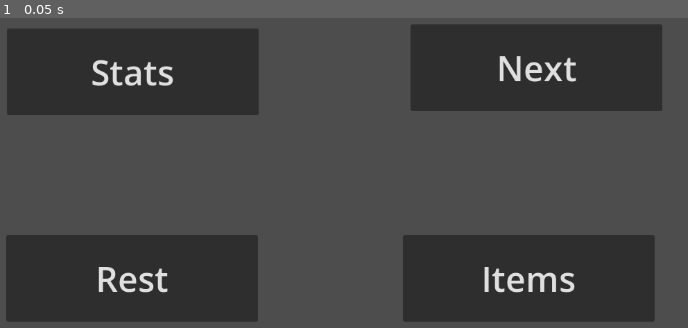
Above: before the commit, frame 1.
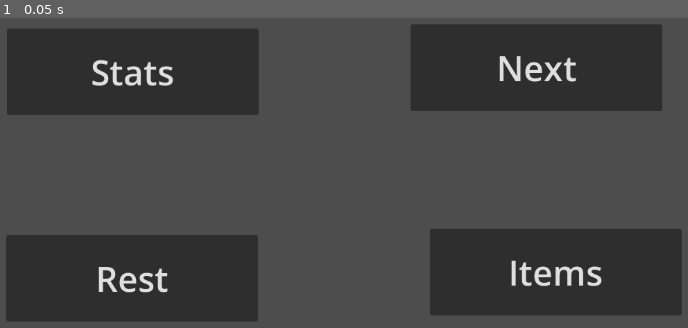
Above: after the commit, the same moment.

Repository: Lukafan9000/HackUMBC_2026-TextBasedAdventureGame
Game: Godot game, scene res://Game.tscn
Two runs of this game, one before a commit and one after it. Both use one fixed random seed, a clock stepped at 60 frames per second and the inputs below.
Inputs:
- Up to frame 1 (0.05 s): no input

The runs differ from the first frame. In frame 1, 4.1% of the frame differs, in the area x 58-100%, y 68-98%.

Commit message:
Add files via upload
W/ Implementation of Stats and Rest

Diff:
--- a/temple-project/Game.tscn
+++ b/temple-project/Game.tscn
@@ -1,4 +1,7 @@
 [gd_scene format=3 uid="uid://5ksc5hmst7rd"]
+
+[ext_resource type="Script" uid="uid://biera5gegncvm" path="res://rest_button.gd" id="1_wbfu4"]
+[ext_resource type="Script" uid="uid://bwtdskcs8wafm" path="res://button.gd" id="2_xkndl"]
 
 [node name="Node2D" type="Node2D" unique_id=980082283]
 
@@ -9,6 +12,7 @@
 offset_bottom = 558.0
 theme_override_font_sizes/font_size = 50
 text = "Rest"
+script = ExtResource("1_wbfu4")
 
 [node name="nextButton" type="Button" parent="." unique_id=1447161043]
 offset_left = 677.0
@@ -19,17 +23,21 @@
 text = "Next"
 
 [node name="itemsButton" type="Button" parent="." unique_id=1137282446]
-offset_left = 666.0
-offset_top = 433.0
-offset_right = 1029.0
-offset_bottom = 558.0
+offset_left = 705.0
+offset_top = 424.0
+offset_right = 1068.0
+offset_bottom = 549.0
 theme_override_font_sizes/font_size = 50
 text = "Items"
 
-[node name="Button" type="Button" parent="." unique_id=1156453796]
+[node name="statsButton" type="Button" parent="." unique_id=1156453796]
 offset_left = 95.0
 offset_top = 135.0
 offset_right = 458.0
 offset_bottom = 260.0
 theme_override_font_sizes/font_size = 50
 text = "Stats"
+script = ExtResource("2_xkndl")
+
+[connection signal="pressed" from="restButton" to="restButton" method="_on_pressed"]
+[connection signal="pressed" from="statsButton" to="statsButton" method="_on_pressed"]
--- /dev/null
+++ b/temple-project/button.gd
@@ -0,0 +1,17 @@
+extends Button
+
+
+# Called when the node enters the scene tree for the first time.
+func _ready() -> void:
+	pass # Replace with function body.
+
+
+# Called every frame. 'delta' is the elapsed time since the previous frame.
+func _process(delta: float) -> void:
+	pass
+
+func _on_pressed() -> void:
+	print(Global.str_stat)
+	print(Global.dex_stat)
+	print(Global.con_stat)
+	print("")
--- /dev/null
+++ b/temple-project/global.gd
@@ -0,0 +1,7 @@
+extends Node
+
+var hp = 8
+var max_hp = 17
+var str_stat = 0
+var dex_stat = 0
+var con_stat = 0
--- /dev/null
+++ b/temple-project/next_button.gd
@@ -0,0 +1,11 @@
+extends Button
+
+
+# Called when the node enters the scene tree for the first time.
+func _ready() -> void:
+	pass # Replace with function body.
+
+
+# Called every frame. 'delta' is the elapsed time since the previous frame.
+func _process(delta: float) -> void:
+	pass
--- a/temple-project/project.godot
+++ b/temple-project/project.godot
@@ -15,6 +15,10 @@
 config/features=PackedStringArray("4.6", "Forward Plus")
 config/icon="res://icon.svg"
 
+[autoload]
+
+Global="*uid://cht3yqat6hcl8"
+
 [physics]
 
 3d/physics_engine="Jolt Physics"
--- /dev/null
+++ b/temple-project/rest_button.gd
@@ -0,0 +1,21 @@
+extends Button
+
+
+# Called when the node enters the scene tree for the first time.
+func _ready() -> void:
+	print(Global.hp)
+
+
+# Called every frame. 'delta' is the elapsed time since the previous frame.
+func _process(delta: float) -> void:
+	pass
+
+
+func _on_pressed() -> void:
+	if Global.hp < Global.max_hp:
+		Global.hp += 5
+		if Global.hp > Global.max_hp:
+			Global.hp = Global.max_hp
+
+	print(Global.hp)
+	print("")
Not shown, added: temple-project/button.gd.uid
Not shown, added: temple-project/global.gd.uid
Not shown, added: temple-project/next_button.gd.uid
Not shown, added: temple-project/rest_button.gd.uid
